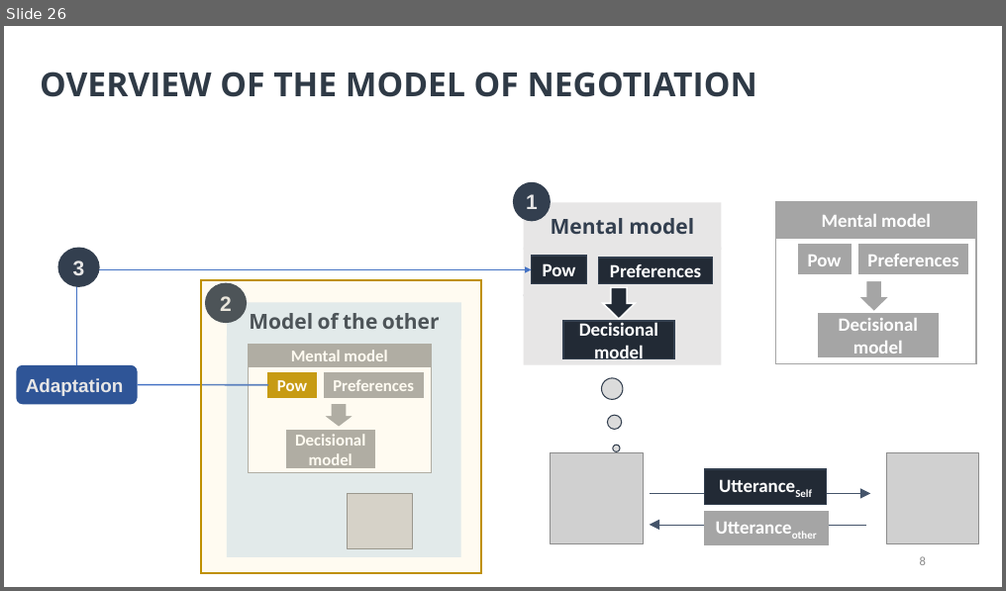
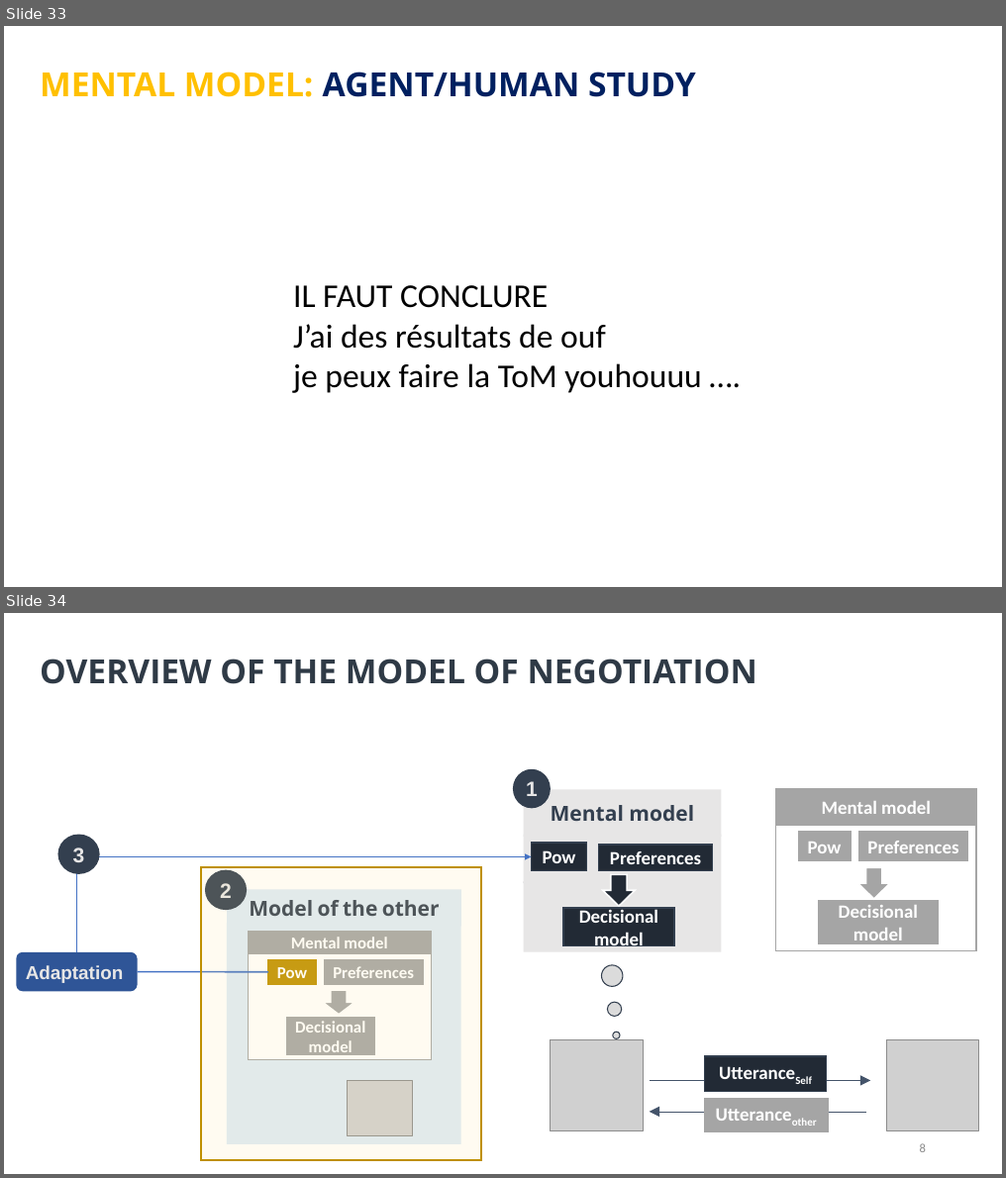
Before and after one commit to Olydia/Discolog, a slide deck: thesis_v2/presentation/thses.pptx. Shown one above the other, each under a label of ours: slide 26 before the commit, slides 33 and 34 after it. The pictures are 1006x591 and 1006x1178 pixels, drawn with LibreOffice and Linux fonts; fonts in the diff are those of the drawing; grey boxes stand for pictures. Boxes give left, top, right and bottom in pixels: in the first picture for what was removed or moved away, otherwise in the second. Text is boxed around its words. In the diff, an @@ line names an element or a change of style, - is before the commit and + after.

```diff
--- a/thesis_v2/presentation/thses.pptx
+++ b/thesis_v2/presentation/thses.pptx
@@ slide 33 added at [4, 26, 1002, 587], background #FFFFFF @@
@@ text added at [40, 72, 696, 97], 32 pt, text #002060, bold @@
+MENTAL MODEL: AGENT/HUMAN STUDY
@@ text added at [293, 285, 701, 393], 32 pt, text #000000 @@
+IL FAUT CONCLURE
+J’ai des résultats de ouf
+je peux faire la ToM youhouuu ….
@@ what was slide 26 is now slide 34 @@
```
Also in this commit, not shown: 17 slides changed, 8 other slides added, 1 slide removed.
